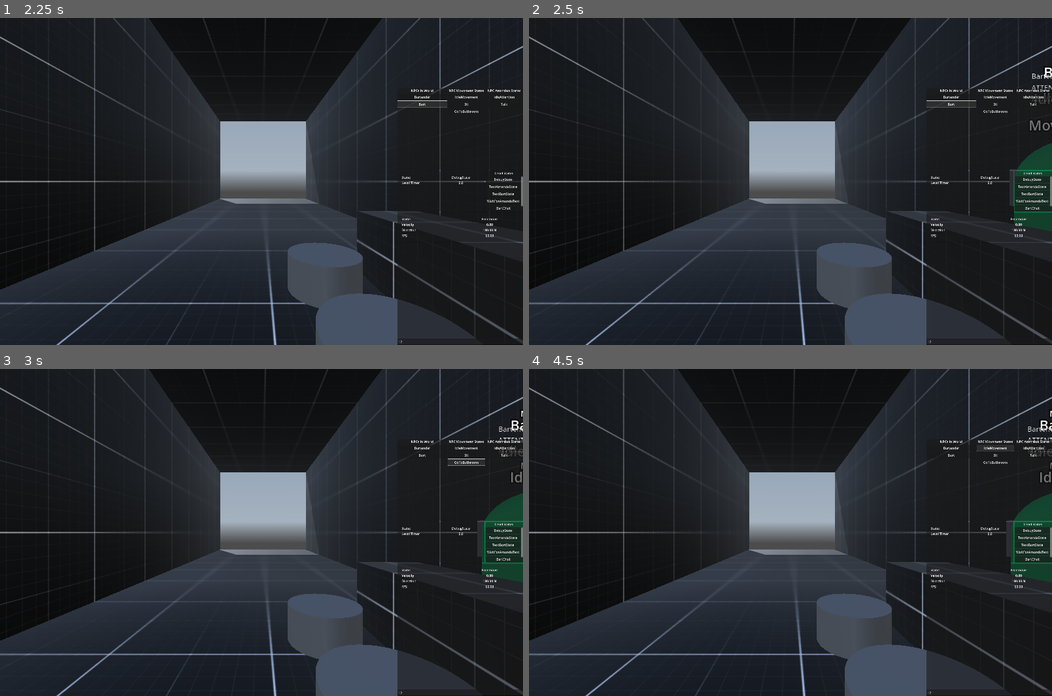
Above: before the commit, frames 1-4 (two rows, left to right).
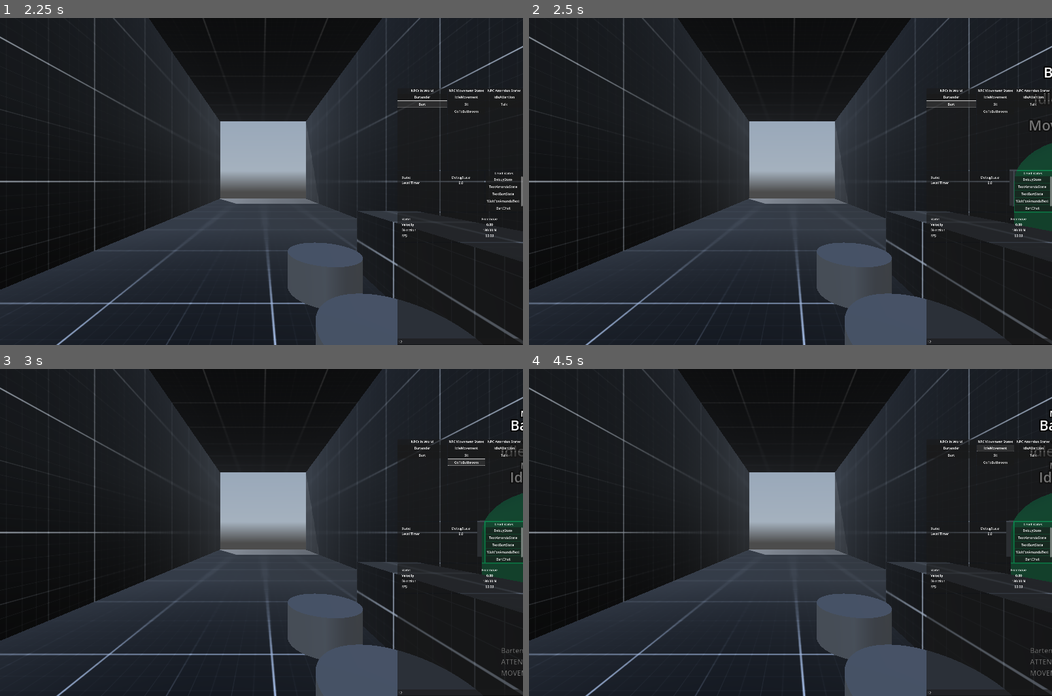
Above: after the commit, the same moments.

Repository: LucasMc17/One-Man-s-Trash
Game: Godot game, scene res://levels/level_01/root.tscn
Two runs of this game, one before a commit and one after it. Both use one fixed random seed, a clock stepped at 60 frames per second and the inputs below. A sky picture missing from this copy of the repository is replaced by a grey-blue gradient.
Inputs (mouse positions are in pixels of both pictures, inside the frame that each line leads up to):
- Up to frame 1 (2.25 s): click (460, 341) at 0.52 s; type "12" at 0.6 s; click "Bartender" at 1.25 s; click "Bart" at 2 s
- Up to frame 2 (2.5 s): no input
- Up to frame 3 (3 s): click "GoToBathroom" at 2.75 s
- Up to frame 4 (4.5 s): click "GoToBathroom" at 3.5 s; click "IdleMovement" at 4.25 s

Frame 1 is identical in both runs. In frame 2, less than 0.1% of the frame differs, in the area x 96-100%, y 17-26%; in frame 3, 0.1%, in the area x 95-100%, y 17-94%; in frame 4, 0.1%.

Commit message:
finished label refactor

Diff:
--- a/area_triggers/area_counter.gd
+++ b/area_triggers/area_counter.gd
@@ -8,15 +8,16 @@
 var COUNT := 0
 var FILLED := false
 
-func make_label():
-	return "\n".join([
-		"AREA COUNTER listening for:",
-		"SCENES: " + ", ".join([", ".join(INCLUDED.map(func (scene): return scene.name)), ", ".join(INCLUDED_BY_NAME)]),
-		"GROUPS: " + ", ".join(INCLUDED_BY_GROUP),
-		"",
-		str(COUNT) + ((" / " + str(LIMIT)) if LIMIT > 0 else "") + " DETECTED",
-		"FILLED: " + ("TRUE" if FILLED else "FALSE")
-	])
+func _ready():
+	super()
+	DEBUG_LABEL.change_param('count', make_count())
+	DEBUG_LABEL.change_param('filled', "FALSE")
+
+func make_count():
+	if LIMIT < 1:
+		return str(COUNT)
+	else:
+		return str(COUNT) + ' / ' + str(LIMIT)
 
 func handle_entered(body : Node3D):
 	super(body)
@@ -24,8 +25,8 @@
 	if LIMIT > 0 && COUNT >= LIMIT:
 		FILLED = true
 		filled.emit()
-	DEBUG_LABEL.TEXT = make_label()
-
+	DEBUG_LABEL.change_param('count', make_count())
+	DEBUG_LABEL.change_param('filled', "TRUE" if FILLED else "FALSE")
 
 func handle_exited(body : Node3D):
 	super(body)
@@ -33,4 +34,5 @@
 		FILLED = false
 		unfilled.emit()
 	COUNT -= 1
-	DEBUG_LABEL.TEXT = make_label()
+	DEBUG_LABEL.change_param('count', make_count())
+	DEBUG_LABEL.change_param('filled', "TRUE" if FILLED else "FALSE")
--- a/area_triggers/area_counter.tscn
+++ b/area_triggers/area_counter.tscn
@@ -14,8 +14,8 @@
 texture = SubResource("ViewportTexture_hb2us")
 VP_SIZE = Vector2i(400, 160)
 TEXT = "AREA COUNTER
-SCENES: Lorem, Ipsum, Lorem, Ipsum, Lorem
-GROUPS: Lorem, Ipsum, Lorem
+SCENES: {scenes}
+GROUPS: {groups}
 
-0 / 3 DETECTED
-FILLED: FALSE"
+{count} DETECTED
+FILLED: {filled}"
--- a/area_triggers/area_trigger.gd
+++ b/area_triggers/area_trigger.gd
@@ -10,21 +10,18 @@
 
 var DEBUG_LABEL : DebugLabel
 
-func make_label():
-	return "\n".join([
-		"AREA TRIGGER listening for:",
-		"SCENES: " + ", ".join([", ".join(INCLUDED.map(func (scene): return scene.name)), ", ".join(INCLUDED_BY_NAME)]),
-		"GROUPS: " + ", ".join(INCLUDED_BY_GROUP)
-	])
-
 func _ready():
 	# NOTE: Not sure why i have to do it this way. Something about inheritance makes regular onready var not work in inherited classes
 	DEBUG_LABEL = get_node('DebugLabel')
 	body_entered.connect(_on_body_entered)
 	body_exited.connect(_on_body_exited)
+	if DEBUG_LABEL:
+		DEBUG_LABEL.change_param('scenes', ", ".join((INCLUDED + INCLUDED_BY_NAME).map(func (scene): return scene.name)))
+		DEBUG_LABEL.change_param('groups', ", ".join(INCLUDED_BY_GROUP))
 
-	if DEBUG_LABEL:
-		DEBUG_LABEL.TEXT = self.make_label()
+	# if DEBUG_LABEL:
+		# Global.log(make_label())
+		# DEBUG_LABEL.TEXT = self.make_label()
 
 func check_elligibility(body : Node3D) -> bool:
 	if INCLUDED.has(body):
--- a/area_triggers/area_trigger.tscn
+++ b/area_triggers/area_trigger.tscn
@@ -12,7 +12,7 @@
 [node name="DebugLabel" parent="." instance=ExtResource("2_65f6i")]
 unique_name_in_owner = true
 texture = SubResource("ViewportTexture_65f6i")
-VP_SIZE = Vector2i(300, 80)
+VP_SIZE = Vector2i(400, 80)
 TEXT = "AREA TRIGGER listening for:
-SCENES: Lorem, Ipsum, Lorem, Ipsum, Lorem
-GROUPS: Lorem, Ipsum, Lorem"
+SCENES: {scenes}
+GROUPS: {groups}"
--- a/area_triggers/area_trigger_oneoff.gd
+++ b/area_triggers/area_trigger_oneoff.gd
@@ -6,17 +6,11 @@
 	set(val):
 		set_deferred("monitoring", val)
 		LISTENING = val
-		DEBUG_LABEL.TEXT = make_label()
+		DEBUG_LABEL.change_param('listening', "TRUE" if val else "FALSE")
 
-
-func make_label():
-	return "\n".join([
-		"AREA TRIGGER listening for:",
-		"SCENES: " + ", ".join([", ".join(INCLUDED.map(func (scene): return scene.name)), ", ".join(INCLUDED_BY_NAME)]),
-		"GROUPS: " + ", ".join(INCLUDED_BY_GROUP),
-		"",
-		"LISTENING: " + ("TRUE" if LISTENING else "FALSE")
-	])
+func _ready():
+	super()
+	DEBUG_LABEL.change_param('listening', 'TRUE')
 
 func handle_entered(body : Node3D):
 	super(body)
--- a/area_triggers/area_trigger_oneoff.tscn
+++ b/area_triggers/area_trigger_oneoff.tscn
@@ -12,9 +12,9 @@
 [node name="DebugLabel" parent="." instance=ExtResource("1_idf4n")]
 unique_name_in_owner = true
 texture = SubResource("ViewportTexture_0hiwc")
-VP_SIZE = Vector2i(400, 500)
+VP_SIZE = Vector2i(400, 160)
 TEXT = "AREA TRIGGER listening for:
-SCENES: Lorem, Ipsum, Lorem, Ipsum, Lorem
-GROUPS: Lorem, Ipsum, Lorem
+SCENES: {scenes}
+GROUPS: {groups}
 
-LISTENING: TRUE"
+LISTENING: {listening}"
--- a/debug/debug_ui/debug_label.gd
+++ b/debug/debug_ui/debug_label.gd
@@ -11,10 +11,33 @@
 		VP_SIZE = val
 @export_multiline var TEXT := "":
 	set(val):
-		if LABEL:
-			LABEL.text = val
 		TEXT = val
+		write_label()
+
+var PARAMS := {}
+	# set(val):
+	# 	PARAMS = val
+	# 	write_label()
+
+func change_param(param : String, new_value : String):
+	# if PARAMS.has(param):
+	PARAMS[param] = new_value
+	write_label()
+
+func write_label():
+	var formatted = TEXT.format(PARAMS)
+	# Global.log([TEXT, PARAMS, formatted])
+	if LABEL:
+		# Global.log("YUP")
+		LABEL.text = formatted
 
 func _ready():
-	TEXT = TEXT
+	# var TEXTURE = ViewportTexture.new()
+	# print("TEXTURE ", TEXTURE)
+	# TEXTURE.viewport_path = get_path_to(VIEWPORT)
+	# print("PATH ", TEXTURE.viewport_path)
+	# texture = TEXTURE
+	texture = VIEWPORT.get_texture()
+	# TEXT = TEXT
+	write_label()
 	VP_SIZE = VP_SIZE
--- a/scenes/characters/npcs/bart/bart.tscn
+++ b/scenes/characters/npcs/bart/bart.tscn
@@ -1,10 +1,13 @@
-[gd_scene load_steps=6 format=3 uid="uid://oi5poak31x26"]
+[gd_scene load_steps=7 format=3 uid="uid://oi5poak31x26"]
 
 [ext_resource type="PackedScene" uid="uid://buguuxwjtfcow" path="res://scenes/characters/npcs/base_npc.tscn" id="1_mkmu5"]
 [ext_resource type="Resource" uid="uid://crqw6gtw2lj3n" path="res://assets/resources/talk_trees/bart_bar_chat/bart_bar_chat.tres" id="2_kcs5t"]
 [ext_resource type="Script" uid="uid://b1sqa5tyud8nt" path="res://scenes/characters/npcs/states/attention_states/npc_talk_state.gd" id="6_clixb"]
 [ext_resource type="Script" uid="uid://bo023d5lgrcn8" path="res://scenes/characters/npcs/states/movement_states/npc_sit_state.gd" id="7_v1oga"]
 [ext_resource type="Script" uid="uid://ckjkuwqqpjt54" path="res://scenes/characters/npcs/states/movement_states/npc_move_state.gd.gd" id="8_furea"]
+
+[sub_resource type="ViewportTexture" id="ViewportTexture_oju1j"]
+viewport_path = NodePath("SubViewport")
 
 [node name="Bart" instance=ExtResource("1_mkmu5")]
 TALK_TREE = ExtResource("2_kcs5t")
@@ -25,4 +28,7 @@
 ACTOR = NodePath("../..")
 metadata/_custom_type_script = "uid://ckjkuwqqpjt54"
 
+[node name="DebugLabel" parent="." index="6"]
+texture = SubResource("ViewportTexture_oju1j")
+
 [connection signal="interacted" from="Interactable" to="." method="_on_interactable_interacted"]
--- a/scenes/characters/npcs/bartender/bartender.tscn
+++ b/scenes/characters/npcs/bartender/bartender.tscn
@@ -15,11 +15,11 @@
 [sub_resource type="BoxMesh" id="BoxMesh_d1v5y"]
 size = Vector3(0.5, 0.5, 0.5)
 
+[sub_resource type="ViewportTexture" id="ViewportTexture_a0avn"]
+viewport_path = NodePath("SubViewport")
+
 [node name="Bartender" instance=ExtResource("1_e6hot")]
 TALK_TREE = ExtResource("6_d1v5y")
-
-[node name="CollisionShape3D" parent="." index="0"]
-debug_color = Color(0, 0.6, 0.7, 0.42)
 
 [node name="MeshInstance3D" parent="." index="2"]
 mesh = SubResource("CapsuleMesh_alpou")
@@ -63,4 +63,7 @@
 ACTOR = NodePath("../..")
 metadata/_custom_type_script = "uid://bunxtellu4roh"
 
+[node name="DebugLabel" parent="." index="6"]
+texture = SubResource("ViewportTexture_a0avn")
+
 [connection signal="interacted" from="Interactable" to="." method="_on_interactable_interacted"]
--- a/scenes/characters/npcs/base_npc.gd
+++ b/scenes/characters/npcs/base_npc.gd
@@ -30,14 +30,8 @@
 		velocity.y -= gravity * delta
 		move_and_slide()
 
-func make_label():
-	DEBUG_LABEL.TEXT = "\n".join([
-		name,
-		"ATTENTION: " + current_attention.name,
-		"MOVEMENT: " + current_movement.name,
-	])
-
 func _ready():
+	DEBUG_LABEL.change_param('name', name)
 	DEBUG_PANEL.npc_name = name
 
 func update_movement(speed : float, target : Vector3, acceleration : float):
--- a/scenes/characters/npcs/base_npc.tscn
+++ b/scenes/characters/npcs/base_npc.tscn
@@ -77,5 +77,8 @@
 
 [node name="DebugLabel" parent="." instance=ExtResource("7_2gx3w")]
 unique_name_in_owner = true
-transform = Transform3D(1, 0, 0, 0, 1, 0, 0, 0, 1, 0, 1.50326, 0)
-texture = SubResource("ViewportTexture_ufsub")
+texture = SubResource("ViewportTexture_2gx3w")
+VP_SIZE = Vector2i(280, 80)
+TEXT = "{name}
+ATTENTION: {attention}
+MOVEMENT: {movement}"
--- a/scenes/characters/npcs/states/attention_states/npc_attention_state.gd
+++ b/scenes/characters/npcs/states/attention_states/npc_attention_state.gd
@@ -5,3 +5,4 @@
 func enter(previous_state, ext):
 	super(previous_state, ext)
 	ACTOR.DEBUG_PANEL.attention_state = name
+	ACTOR.DEBUG_LABEL.change_param('attention',name)
--- a/scenes/characters/npcs/states/movement_states/npc_movement_state.gd
+++ b/scenes/characters/npcs/states/movement_states/npc_movement_state.gd
@@ -8,6 +8,7 @@
 
 func enter(previous_state, ext):
 	super(previous_state, ext)
+	ACTOR.DEBUG_LABEL.change_param('movement', name)
 	var previous_name : StringName
 	if previous_state:
 		previous_name = previous_state.name
--- a/scenes/characters/npcs/states/npc_state.gd
+++ b/scenes/characters/npcs/states/npc_state.gd
@@ -1,5 +1,5 @@
 class_name NPCState extends ActorState
 
-func enter(previous_state, ext):
-	super(previous_state, ext)
-	ACTOR.make_label()
+# func enter(previous_state, ext):
+# 	super(previous_state, ext)
+# 	# ACTOR.make_label()
Not shown: 1 places in scenes/characters/npcs/bartender/bartender.tscn that only renumber resources
Not shown: 1 places in scenes/characters/npcs/base_npc.tscn that only renumber resources
